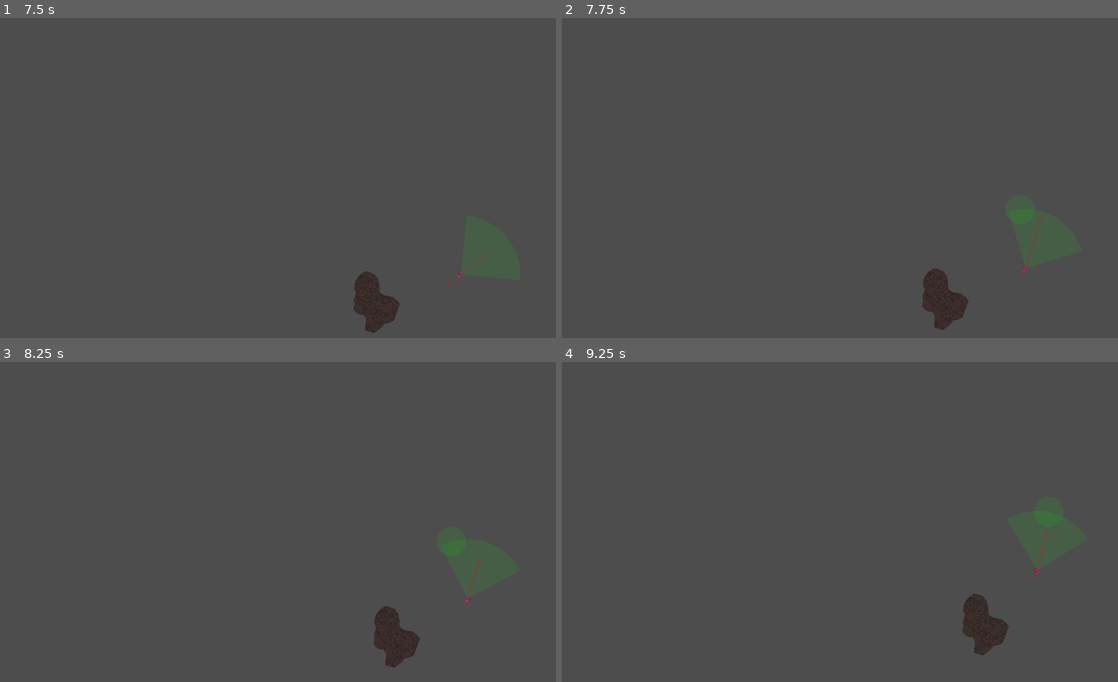
Above: before the commit, frames 1-4 (two rows, left to right).
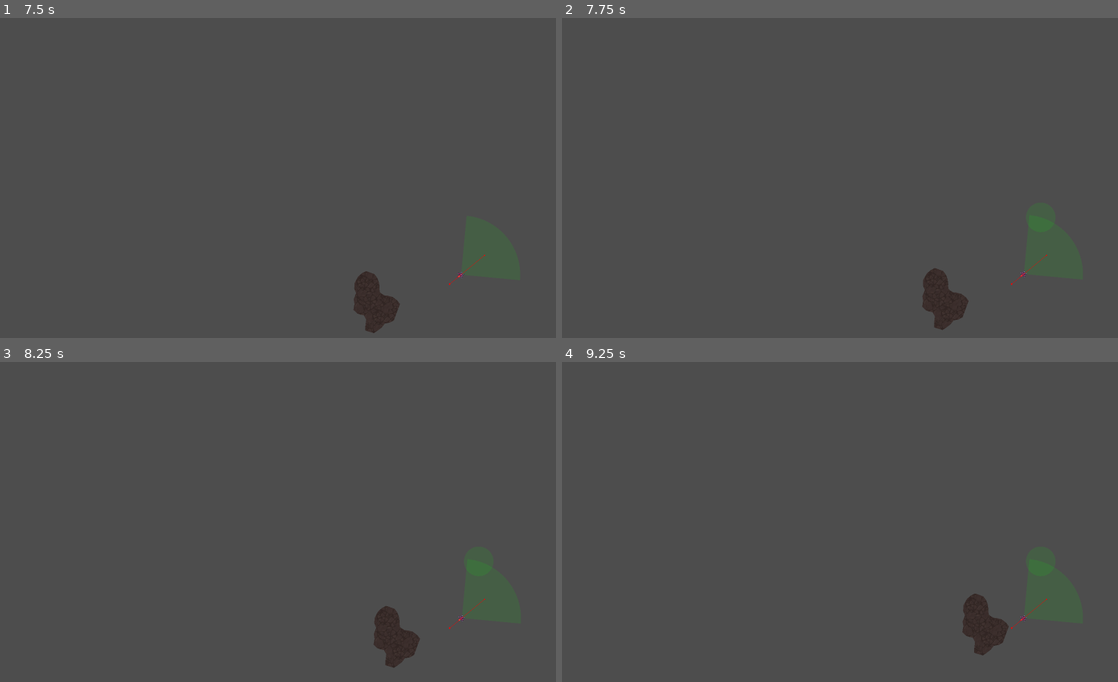
Above: after the commit, the same moments.

Repository: lynch16/Asteroids2D
Game: Godot game, scene res://Levels/Core/level.tscn
The game is run twice, just before and just after one commit, with the same random seed, the same clock (stepped at 60 frames per second) and the same inputs. This scene is started directly instead of the project's main scene.
Inputs (mouse positions are in pixels of both pictures, inside the frame that each line leads up to):
- Up to frame 1 (7.5 s): tap Enter at 0.5 s; move the mouse to (400, 162) at 0.52 s; hold D (yaw_right) 0.53-1.28 s; tap Space (fire_weapon) at 0.6, 2, 2.1, 3.6, 5.1, 6.6 s; move the mouse to (166, 194) at 1.27 s; hold S (brake) 1.28-2.03 s; click (166, 194) at 1.35 s; move the mouse to (333, 107) at 2.02 s; hold D (yaw_right) 2.03-2.78 s; move the mouse to (250, 242) at 2.77 s; hold W (thrust) 2.78-3.53 s; click (250, 242) at 2.85 s; move the mouse to (444, 226) at 3.52 s; hold A (yaw_left) 3.53-5.03 s; move the mouse to (111, 130) at 4.27 s; click (111, 130) at 4.35 s; move the mouse to (305, 178) at 5.02 s; hold S (brake) 5.03-5.78 s; move the mouse to (194, 98) at 5.77 s; hold D (yaw_right) 5.78-6.53 s; click (194, 98) at 5.85 s; move the mouse to (400, 162) at 6.52 s; hold W (thrust) 6.53-7.28 s; move the mouse to (166, 194) at 7.27 s; hold D (yaw_right) from 7.28 s (still down); click (166, 194) at 7.35 s
- Up to frame 2 (7.75 s): keep holding D (yaw_right)
- Up to frame 3 (8.25 s): move the mouse to (333, 451) at 8.02 s; release D (yaw_right) at 8.03 s; hold S (brake) from 8.03 s (still down); tap Space (fire_weapon) at 8.1 s
- Up to frame 4 (9.25 s): move the mouse to (812, 586) at 8.77 s; release S (brake) at 8.78 s; hold A (yaw_left) from 8.78 s (still down); click (812, 586) at 8.85 s

Frame 1 is identical in both runs. In frame 2, 0.2% of the frame differs, in the area x 80-88%, y 59-84%; in frame 3, 0.2%; in frame 4, 0.4%, in the area x 80-90%, y 46-84%.

Commit message:
Move FSM classes

Diff:
--- a/Models/EntityModules/AI/HFSM/state_machine.gd
+++ b/Models/EntityModules/AI/HFSM/state_machine.gd
@@ -34,7 +34,8 @@
 	_active_state.call_deferred("on_enter", null);
 
 func _process(delta: float) -> void:
-	update(delta);
+	if (!Engine.is_editor_hint):
+		update(delta);
 
 func update(_delta: float) -> void:
 	if (_active_state != null):
Renamed: Models/Enemy/AI/attack_patrol_transition.gd -> Models/EntityModules/AI/HFSM/EnemyNPC/attack_patrol_transition.gd
Renamed: Models/Enemy/AI/attack_patrol_transition.gd.uid -> Models/EntityModules/AI/HFSM/EnemyNPC/attack_patrol_transition.gd.uid
Renamed: Models/Enemy/AI/attack_state.gd -> Models/EntityModules/AI/HFSM/EnemyNPC/attack_state.gd
Renamed: Models/Enemy/AI/attack_state.gd.uid -> Models/EntityModules/AI/HFSM/EnemyNPC/attack_state.gd.uid
Renamed: Models/Enemy/AI/patrol_attack_transition.gd -> Models/EntityModules/AI/HFSM/EnemyNPC/patrol_attack_transition.gd
Renamed: Models/Enemy/AI/patrol_attack_transition.gd.uid -> Models/EntityModules/AI/HFSM/EnemyNPC/patrol_attack_transition.gd.uid
Renamed: Models/Enemy/AI/patrol_state.gd -> Models/EntityModules/AI/HFSM/EnemyNPC/patrol_state.gd
Renamed: Models/Enemy/AI/patrol_state.gd.uid -> Models/EntityModules/AI/HFSM/EnemyNPC/patrol_state.gd.uid
